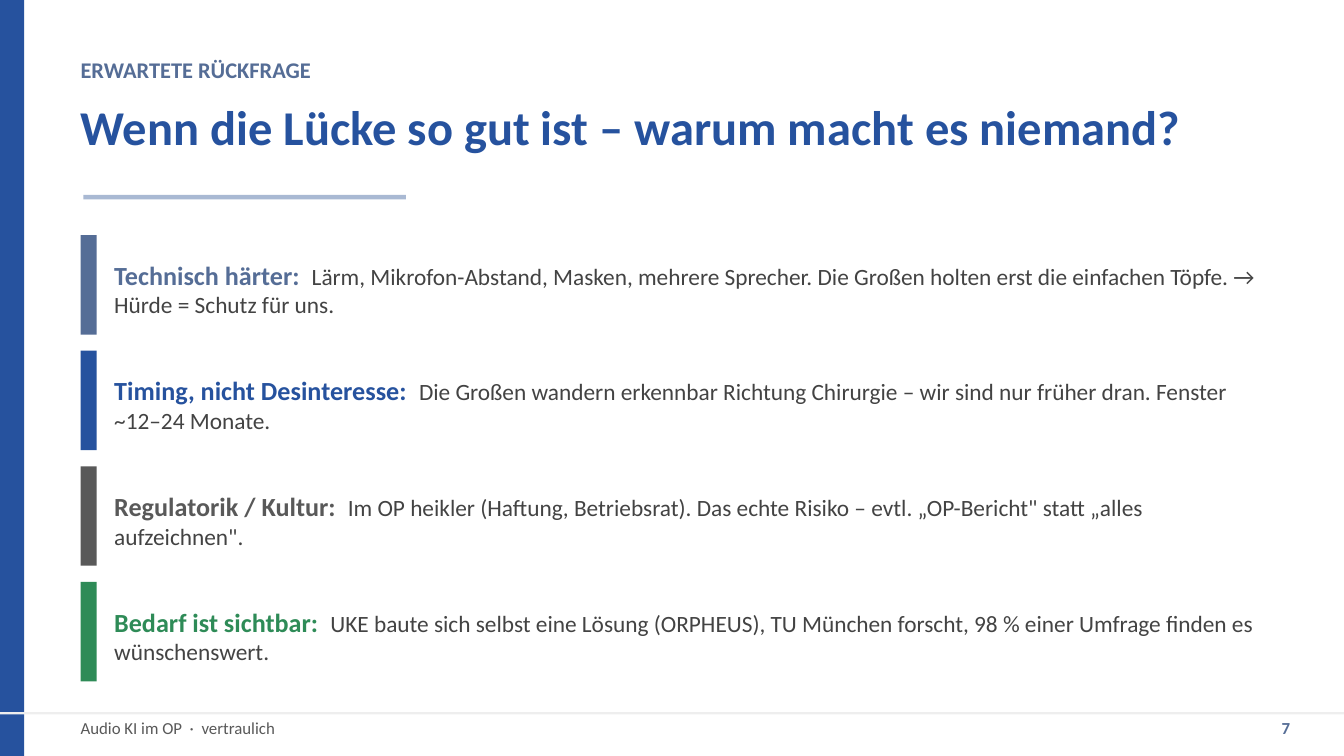
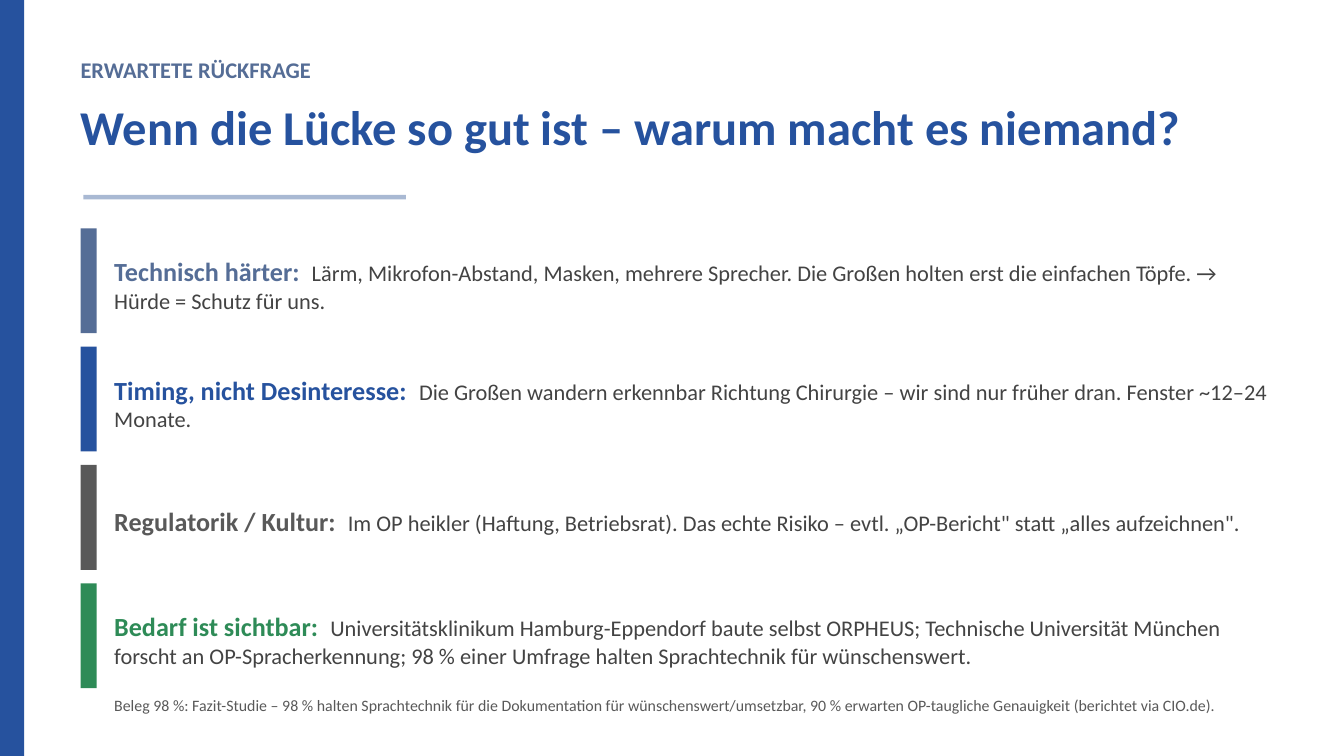
Before and after one commit to Sebastianue/hallo-github, a slide deck: slide 7 of audio-ki-op/praesentation/Audio-KI-OP-Praesentation.pptx. Drawn at 1344x756 pixels with LibreOffice and Linux fonts; fonts in the diff are those of the drawing; background and template pictures are left out. Boxes give left, top, right and bottom in pixels: in the first picture for what was removed or moved away, otherwise in the second. Text is boxed around its words. In the diff, an @@ line names an element or a change of style, - is before the commit and + after.

```diff
--- a/audio-ki-op/praesentation/Audio-KI-OP-Praesentation.pptx
+++ b/audio-ki-op/praesentation/Audio-KI-OP-Praesentation.pptx
@@ rectangle: place and size @@
-rectangle at box(81, 235, 97, 335)
+rectangle at box(81, 228, 97, 333)
@@ text "Technisch härter: Lärm, Mikrofon-Abstand, Masken, ..." at box(114, 262, 1191, 309): size 12.5 to 12 pt in "Lärm, Mikrofon-Abstand, Masken, mehrere Sprecher. Die Großen ..." @@
@@ rectangle: place and size @@
-rectangle at box(81, 351, 97, 450)
+rectangle at box(81, 347, 97, 452)
@@ text "Timing, nicht Desinteresse: Die Großen ..." at box(114, 381, 1267, 427): size 12.5 to 12 pt in "Die Großen wandern erkennbar Richtung Chirurgie – ..." @@
@@ rectangle: place and size @@
-rectangle at box(81, 466, 97, 566)
+rectangle at box(81, 465, 97, 570)
@@ text "Regulatorik / Kultur: Im OP ..." at box(114, 512, 1240, 536): size 12.5 to 12 pt in "Im OP heikler (Haftung, Betriebsrat). Das echte ..." @@
@@ rectangle: place and size @@
-rectangle at box(81, 582, 97, 681)
+rectangle at box(81, 583, 97, 688)
@@ text at box(114, 617, 1220, 668): text changed; size 12.5 to 12 pt @@
-Bedarf ist sichtbar: UKE baute sich selbst eine Lösung (ORPHEUS), TU München forscht, 98 % einer Umfrage finden es wünschenswert.
+Bedarf ist sichtbar: Universitätsklinikum Hamburg-Eppendorf baute selbst ORPHEUS; Technische Universität München forscht an OP-Spracherkennung; 98 % einer Umfrage halten Sprachtechnik für wünschenswert.
@@ rectangle removed at box(0, 712, 1344, 715) @@
@@ text added at box(114, 699, 1215, 714), 8.5 pt, text #595959 @@
+Beleg 98 %: Fazit-Studie – 98 % halten Sprachtechnik für die Dokumentation für wünschenswert/umsetzbar, 90 % erwarten OP-taugliche Genauigkeit (berichtet via CIO.de).
@@ text removed at box(81, 722, 275, 734) @@
-Audio KI im OP · vertraulich
@@ text removed at box(1282, 723, 1291, 734) @@
-7
```
Also in this commit, not shown: 9 other slides changed, 2 other files.
